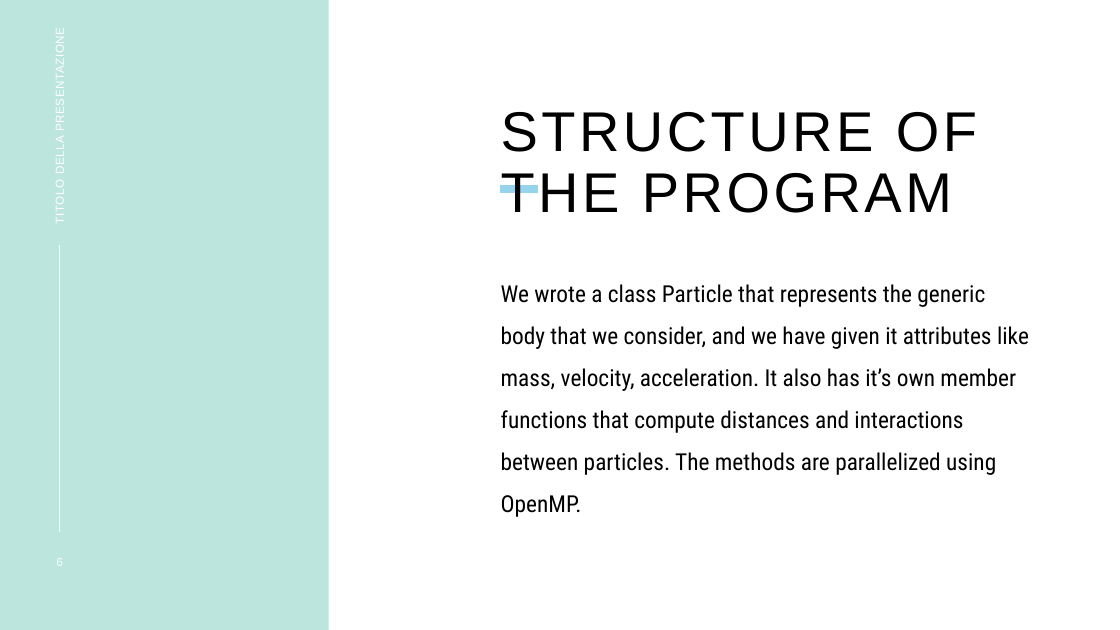
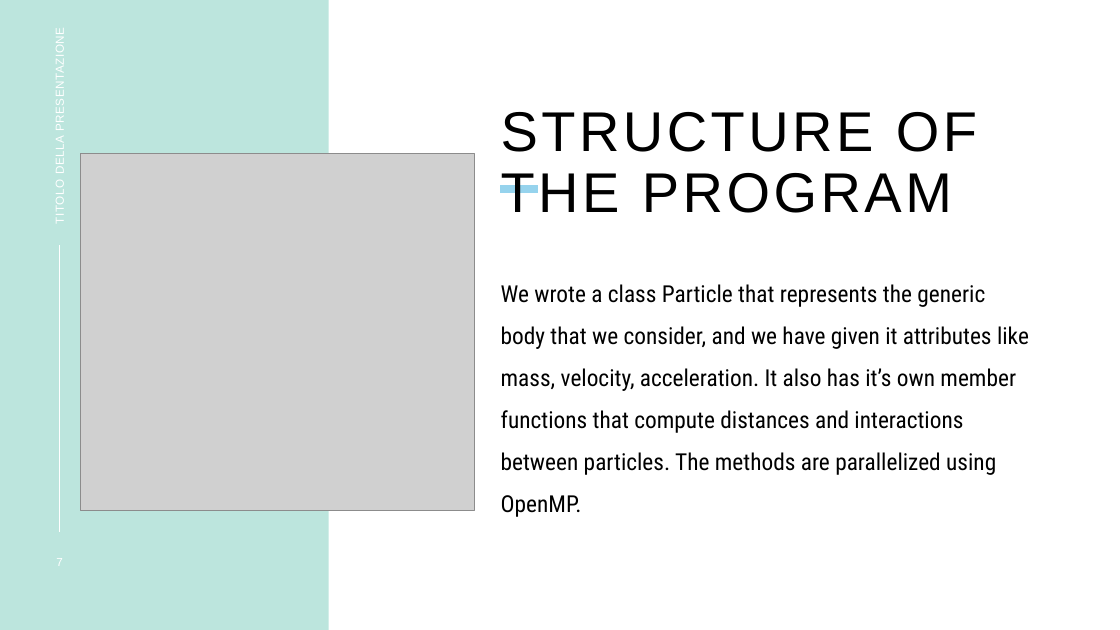
Before and after one commit to matteo-riga/Nbody_Project_Exam, a slide deck: slide 7 of Progetto-AMSC-NBody/nbody_project_barnes_hut.pptx (slide 6 before the commit). Drawn at 1120x630 pixels with LibreOffice and Linux fonts; fonts in the diff are those of the drawing; grey boxes stand for pictures. Boxes give left, top, right and bottom in pixels: in the first picture for what was removed or moved away, otherwise in the second. Text is boxed around its words. In the diff, an @@ line names an element or a change of style, - is before the commit and + after.

```diff
--- a/Progetto-AMSC-NBody/nbody_project_barnes_hut.pptx
+++ b/Progetto-AMSC-NBody/nbody_project_barnes_hut.pptx
@@ picture added at (81,154,474,511) @@
@@ page number at (56,558,62,566): text changed @@
-6
+7
```
Also in this commit, not shown: 3 other slides changed, 7 slides added.
